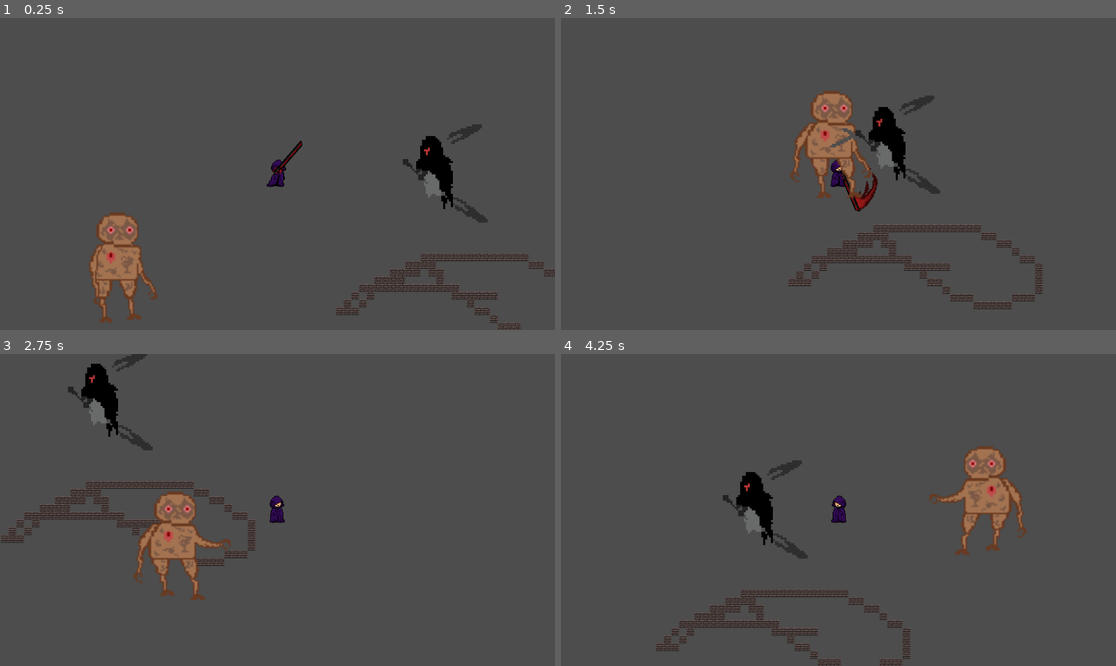
Above: before the commit, frames 1-4 (two rows, left to right).
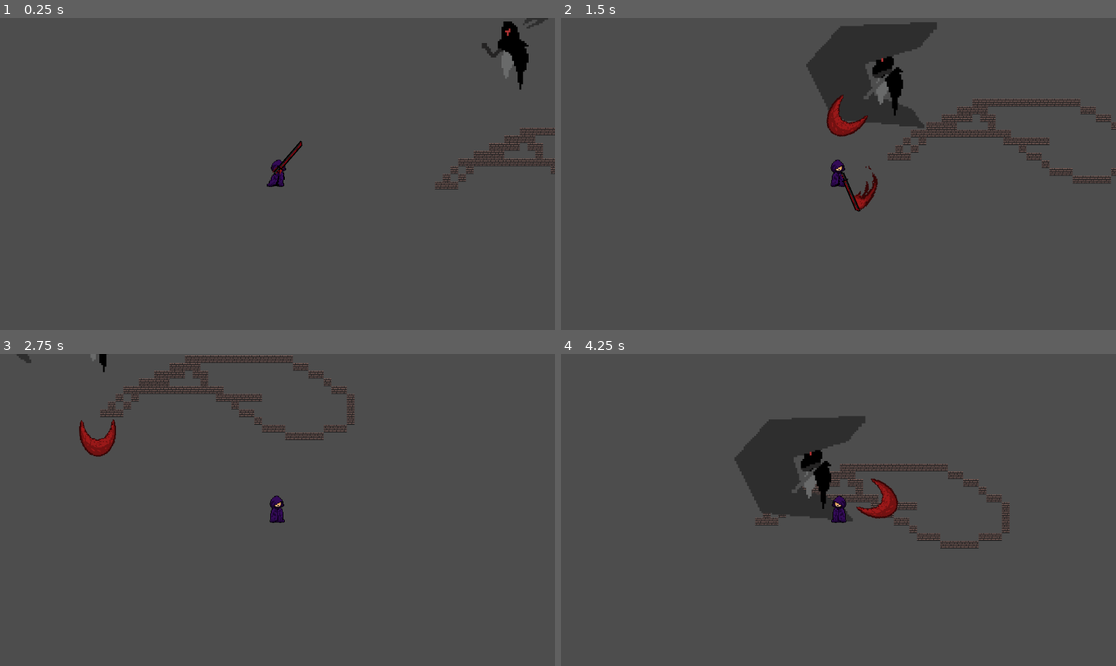
Above: after the commit, the same moments.

Repository: Eathand/GDA-Game
Game: Godot game, scene res://scenes/Main.tscn
Two runs of this game, one before a commit and one after it. Both use one fixed random seed, a clock stepped at 60 frames per second and the inputs below. The engine's default icon, where the game draws it, is replaced by a stand-in: a white triangle on a blue panel in a dark square.
Inputs (mouse positions are in pixels of both pictures, inside the frame that each line leads up to):
- Up to frame 1 (0.25 s): no input
- Up to frame 2 (1.5 s): move the mouse to (960, 158) at 0.52 s; hold D (right) 0.53-1.28 s; tap P (test_damage) at 0.6 s; move the mouse to (727, 189) at 1.27 s; hold S (down) from 1.28 s (still down); click (727, 189) at 1.35 s
- Up to frame 3 (2.75 s): tap P (test_damage) at 1.55, 2.3 s; move the mouse to (333, 441) at 2.02 s; release S (down) at 2.03 s; hold D (right) from 2.03 s (still down); tap Shift (dash) at 2.1 s
- Up to frame 4 (4.25 s): move the mouse to (810, 572) at 2.77 s; release D (right) at 2.78 s; hold W (up) 2.78-3.53 s; tap P (test_damage) at 2.85, 3.6 s; move the mouse to (1005, 556) at 3.52 s; hold A (left) from 3.53 s (still down)

The runs differ from the first frame. In frame 1, 6.1% of the frame differs, in the area x 16-100%, y 0-100%; in frame 2, 11%, in the area x 40-100%, y 1-94%; in frame 3, 6.9%; in frame 4, 10%.

Commit message:
boss + slash + hp

Diff:
--- a/gda-game-capstone/scenes/Main.tscn
+++ b/gda-game-capstone/scenes/Main.tscn
@@ -1,11 +1,10 @@
-[gd_scene load_steps=13 format=3 uid="uid://u6jsd1u1khm8"]
+[gd_scene load_steps=12 format=3 uid="uid://u6jsd1u1khm8"]
 
 [ext_resource type="Texture2D" uid="uid://b6ux81xfksquv" path="res://tileset/0x72_DungeonTilesetII_v1.7/0x72_DungeonTilesetII_v1.7.png" id="1_kb3yc"]
 [ext_resource type="Texture2D" uid="uid://b7kuf7ku4t1sb" path="res://tileset/0x72_DungeonTilesetII_v1.7/atlas_floor-16x16.png" id="2_841kv"]
 [ext_resource type="Texture2D" uid="uid://cbqg5dxn4kvbc" path="res://tileset/0x72_DungeonTilesetII_v1.7/atlas_walls_high-16x32.png" id="3_loqeb"]
 [ext_resource type="Texture2D" uid="uid://778ae7qkf6aw" path="res://tileset/0x72_DungeonTilesetII_v1.7/atlas_walls_low-16x16.png" id="4_vcqlc"]
-[ext_resource type="PackedScene" uid="uid://dw7pcx2ur8mps" path="res://scenes/player.tscn" id="5_5qw7p"]
-[ext_resource type="PackedScene" uid="uid://bdav71f162way" path="res://scenes/mob.tscn" id="6_kkhwn"]
+[ext_resource type="PackedScene" uid="uid://dw7pcx2ur8mps" path="res://scenes/player.tscn" id="6_1jdqb"]
 [ext_resource type="PackedScene" uid="uid://c4agpyawtrg1g" path="res://scenes/boss.tscn" id="7_7wip2"]
 
 [sub_resource type="TileSetAtlasSource" id="TileSetAtlasSource_jl4hk"]
@@ -901,11 +900,8 @@
 format = 2
 layer_0/tile_data = PackedInt32Array(1966135, 131074, 5, 1966134, 131074, 5, 1966133, 131074, 5, 1966132, 131074, 5, 19 …(1537 unchanged characters)…
 
-[node name="Player" parent="." instance=ExtResource("5_5qw7p")]
-position = Vector2(439, 235)
-
-[node name="Mob" parent="." instance=ExtResource("6_kkhwn")]
-position = Vector2(97, 432)
-
 [node name="Boss" parent="." instance=ExtResource("7_7wip2")]
 position = Vector2(759, 212)
+
+[node name="Player" parent="." instance=ExtResource("6_1jdqb")]
+position = Vector2(233, 496)
--- a/gda-game-capstone/scenes/boss.tscn
+++ b/gda-game-capstone/scenes/boss.tscn
@@ -1,12 +1,16 @@
-[gd_scene load_steps=16 format=3 uid="uid://c4agpyawtrg1g"]
+[gd_scene load_steps=28 format=3 uid="uid://c4agpyawtrg1g"]
 
-[ext_resource type="Script" path="res://scripts/boss.gd" id="1_xj2rm"]
-[ext_resource type="Texture2D" uid="uid://6rfv352oqnuw" path="res://assets/boss.png" id="2_cdoq0"]
+[ext_resource type="Script" path="res://scripts/character_body_2d.gd" id="1_145li"]
+[ext_resource type="PackedScene" uid="uid://frgvmbwm3bfm" path="res://scenes/boss_slash.tscn" id="2_7i3lq"]
+[ext_resource type="Texture2D" uid="uid://b4k8x18xgp77o" path="res://assets/bossidle-Sheet-export.png" id="3_55msj"]
 [ext_resource type="Texture2D" uid="uid://cuhh2hrmq3mbe" path="res://assets/boss attk-Sheet.png" id="3_m5vrs"]
 
 [sub_resource type="CapsuleShape2D" id="CapsuleShape2D_6s4um"]
 radius = 44.0
 height = 208.0
+
+[sub_resource type="CircleShape2D" id="CircleShape2D_ldttu"]
+radius = 34.0465
 
 [sub_resource type="AtlasTexture" id="AtlasTexture_m106n"]
 atlas = ExtResource("3_m5vrs")
@@ -48,6 +52,46 @@
 atlas = ExtResource("3_m5vrs")
 region = Rect2(9216, 0, 1024, 1024)
 
+[sub_resource type="AtlasTexture" id="AtlasTexture_4dhlw"]
+atlas = ExtResource("3_55msj")
+region = Rect2(0, 0, 512, 512)
+
+[sub_resource type="AtlasTexture" id="AtlasTexture_bmq52"]
+atlas = ExtResource("3_55msj")
+region = Rect2(512, 0, 512, 512)
+
+[sub_resource type="AtlasTexture" id="AtlasTexture_ra0qc"]
+atlas = ExtResource("3_55msj")
+region = Rect2(1024, 0, 512, 512)
+
+[sub_resource type="AtlasTexture" id="AtlasTexture_3ga10"]
+atlas = ExtResource("3_55msj")
+region = Rect2(1536, 0, 512, 512)
+
+[sub_resource type="AtlasTexture" id="AtlasTexture_4gjoe"]
+atlas = ExtResource("3_55msj")
+region = Rect2(2048, 0, 512, 512)
+
+[sub_resource type="AtlasTexture" id="AtlasTexture_kl4a2"]
+atlas = ExtResource("3_55msj")
+region = Rect2(2560, 0, 512, 512)
+
+[sub_resource type="AtlasTexture" id="AtlasTexture_shv86"]
+atlas = ExtResource("3_55msj")
+region = Rect2(3072, 0, 512, 512)
+
+[sub_resource type="AtlasTexture" id="AtlasTexture_db6g2"]
+atlas = ExtResource("3_55msj")
+region = Rect2(3584, 0, 512, 512)
+
+[sub_resource type="AtlasTexture" id="AtlasTexture_27epu"]
+atlas = ExtResource("3_55msj")
+region = Rect2(4096, 0, 512, 512)
+
+[sub_resource type="AtlasTexture" id="AtlasTexture_qvxw8"]
+atlas = ExtResource("3_55msj")
+region = Rect2(4608, 0, 512, 512)
+
 [sub_resource type="SpriteFrames" id="SpriteFrames_g55w5"]
 animations = [{
 "frames": [{
@@ -81,28 +125,66 @@
 "duration": 1.0,
 "texture": SubResource("AtlasTexture_a3u23")
 }],
+"loop": false,
+"name": &"attack1",
+"speed": 5.0
+}, {
+"frames": [{
+"duration": 1.0,
+"texture": SubResource("AtlasTexture_4dhlw")
+}, {
+"duration": 1.0,
+"texture": SubResource("AtlasTexture_bmq52")
+}, {
+"duration": 1.0,
+"texture": SubResource("AtlasTexture_ra0qc")
+}, {
+"duration": 1.0,
+"texture": SubResource("AtlasTexture_3ga10")
+}, {
+"duration": 1.0,
+"texture": SubResource("AtlasTexture_4gjoe")
+}, {
+"duration": 1.0,
+"texture": SubResource("AtlasTexture_kl4a2")
+}, {
+"duration": 1.0,
+"texture": SubResource("AtlasTexture_shv86")
+}, {
+"duration": 1.0,
+"texture": SubResource("AtlasTexture_db6g2")
+}, {
+"duration": 1.0,
+"texture": SubResource("AtlasTexture_27epu")
+}, {
+"duration": 1.0,
+"texture": SubResource("AtlasTexture_qvxw8")
+}],
 "loop": true,
-"name": &"attack1",
+"name": &"idle",
 "speed": 5.0
 }]
 
-[node name="Boss" type="Node2D"]
-scale = Vector2(0.5, 0.5)
-script = ExtResource("1_xj2rm")
+[node name="Boss" type="CharacterBody2D"]
+scale = Vector2(0.465, 0.465)
+script = ExtResource("1_145li")
+slash_scene = ExtResource("2_7i3lq")
 
-[node name="CharacterBody2D" type="CharacterBody2D" parent="."]
-
-[node name="actualcol" type="CollisionShape2D" parent="CharacterBody2D"]
+[node name="actualcol" type="CollisionShape2D" parent="."]
 shape = SubResource("CapsuleShape2D_6s4um")
 
-[node name="Area2D" type="Area2D" parent="CharacterBody2D"]
+[node name="attack" type="Area2D" parent="."]
+scale = Vector2(5, 5)
 
-[node name="CollisionShape2D" type="CollisionShape2D" parent="CharacterBody2D/Area2D"]
+[node name="CollisionShape2D" type="CollisionShape2D" parent="attack"]
+shape = SubResource("CircleShape2D_ldttu")
 
-[node name="Sprite2D" type="Sprite2D" parent="CharacterBody2D"]
-texture = ExtResource("2_cdoq0")
-
-[node name="AnimatedSprite2D" type="AnimatedSprite2D" parent="CharacterBody2D"]
+[node name="AnimatedSprite2D" type="AnimatedSprite2D" parent="."]
 sprite_frames = SubResource("SpriteFrames_g55w5")
 animation = &"attack1"
-frame_progress = 0.975664
+frame = 9
+frame_progress = 1.0
+
+[node name="Timer" type="Timer" parent="."]
+
+[connection signal="body_entered" from="attack" to="." method="_on_attack_body_entered"]
--- /dev/null
+++ b/gda-game-capstone/scenes/boss2.tscn
@@ -0,0 +1,111 @@
+[gd_scene load_steps=17 format=3 uid="uid://7oti1clcgpl8"]
+
+[ext_resource type="Script" path="res://scripts/boss.gd" id="1_d6vyl"]
+[ext_resource type="Texture2D" uid="uid://6rfv352oqnuw" path="res://assets/boss.png" id="2_feuxj"]
+[ext_resource type="Texture2D" uid="uid://cuhh2hrmq3mbe" path="res://assets/boss attk-Sheet.png" id="3_8ak1o"]
+
+[sub_resource type="CapsuleShape2D" id="CapsuleShape2D_6s4um"]
+radius = 44.0
+height = 208.0
+
+[sub_resource type="RectangleShape2D" id="RectangleShape2D_i3x0x"]
+
+[sub_resource type="AtlasTexture" id="AtlasTexture_m106n"]
+atlas = ExtResource("3_8ak1o")
+region = Rect2(0, 0, 1024, 1024)
+
+[sub_resource type="AtlasTexture" id="AtlasTexture_gi75c"]
+atlas = ExtResource("3_8ak1o")
+region = Rect2(1024, 0, 1024, 1024)
+
+[sub_resource type="AtlasTexture" id="AtlasTexture_l1o4l"]
+atlas = ExtResource("3_8ak1o")
+region = Rect2(2048, 0, 1024, 1024)
+
+[sub_resource type="AtlasTexture" id="AtlasTexture_o6fpi"]
+atlas = ExtResource("3_8ak1o")
+region = Rect2(3072, 0, 1024, 1024)
+
+[sub_resource type="AtlasTexture" id="AtlasTexture_pruhs"]
+atlas = ExtResource("3_8ak1o")
+region = Rect2(4096, 0, 1024, 1024)
+
+[sub_resource type="AtlasTexture" id="AtlasTexture_mbyhb"]
+atlas = ExtResource("3_8ak1o")
+region = Rect2(5120, 0, 1024, 1024)
+
+[sub_resource type="AtlasTexture" id="AtlasTexture_0gxvg"]
+atlas = ExtResource("3_8ak1o")
+region = Rect2(6144, 0, 1024, 1024)
+
+[sub_resource type="AtlasTexture" id="AtlasTexture_nq25v"]
+atlas = ExtResource("3_8ak1o")
+region = Rect2(7168, 0, 1024, 1024)
+
+[sub_resource type="AtlasTexture" id="AtlasTexture_8eaqx"]
+atlas = ExtResource("3_8ak1o")
+region = Rect2(8192, 0, 1024, 1024)
+
+[sub_resource type="AtlasTexture" id="AtlasTexture_a3u23"]
+atlas = ExtResource("3_8ak1o")
+region = Rect2(9216, 0, 1024, 1024)
+
+[sub_resource type="SpriteFrames" id="SpriteFrames_g55w5"]
+animations = [{
+"frames": [{
+"duration": 1.0,
+"texture": SubResource("AtlasTexture_m106n")
+}, {
+"duration": 1.0,
+"texture": SubResource("AtlasTexture_gi75c")
+}, {
+"duration": 1.0,
+"texture": SubResource("AtlasTexture_l1o4l")
+}, {
+"duration": 1.0,
+"texture": SubResource("AtlasTexture_o6fpi")
+}, {
+"duration": 1.0,
+"texture": SubResource("AtlasTexture_pruhs")
+}, {
+"duration": 1.0,
+"texture": SubResource("AtlasTexture_mbyhb")
+}, {
+"duration": 1.0,
+"texture": SubResource("AtlasTexture_0gxvg")
+}, {
+"duration": 1.0,
+"texture": SubResource("AtlasTexture_nq25v")
+}, {
+"duration": 1.0,
+"texture": SubResource("AtlasTexture_8eaqx")
+}, {
+"duration": 1.0,
+"texture": SubResource("AtlasTexture_a3u23")
+}],
+"loop": true,
+"name": &"attack1",
+"speed": 5.0
+}]
+
+[node name="Boss" type="CharacterBody2D"]
+scale = Vector2(0.5, 0.5)
+script = ExtResource("1_d6vyl")
+
+[node name="actualcol" type="CollisionShape2D" parent="."]
+shape = SubResource("CapsuleShape2D_6s4um")
+
+[node name="attack" type="Area2D" parent="."]
+
+[node name="CollisionShape2D" type="CollisionShape2D" parent="attack"]
+shape = SubResource("RectangleShape2D_i3x0x")
+
+[node name="Sprite2D" type="Sprite2D" parent="."]
+texture = ExtResource("2_feuxj")
+
+[node name="AnimatedSprite2D" type="AnimatedSprite2D" parent="."]
+sprite_frames = SubResource("SpriteFrames_g55w5")
+animation = &"attack1"
+frame_progress = 0.975664
+
+[node name="Timer" type="Timer" parent="."]
--- a/gda-game-capstone/scenes/boss_slash.tscn
+++ b/gda-game-capstone/scenes/boss_slash.tscn
@@ -3,16 +3,18 @@
 [ext_resource type="Script" path="res://scripts/boss_slash.gd" id="1_os7fe"]
 [ext_resource type="Texture2D" uid="uid://dl0m68qoelu7s" path="res://assets/blade_wave.png" id="2_04dlx"]
 
-[sub_resource type="CapsuleShape2D" id="CapsuleShape2D_aymen"]
-height = 444.0
+[sub_resource type="CircleShape2D" id="CircleShape2D_pejmu"]
+radius = 255.049
 
-[node name="BossSlash" type="Node2D"]
+[node name="Area2D" type="Area2D"]
+scale = Vector2(0.2, 0.2)
 script = ExtResource("1_os7fe")
 
-[node name="Area2D" type="Area2D" parent="."]
+[node name="CollisionShape2D" type="CollisionShape2D" parent="."]
+shape = SubResource("CircleShape2D_pejmu")
 
-[node name="CollisionShape2D" type="CollisionShape2D" parent="Area2D"]
-shape = SubResource("CapsuleShape2D_aymen")
+[node name="Sprite2D" type="Sprite2D" parent="."]
+texture = ExtResource("2_04dlx")
+flip_h = true
 
-[node name="Sprite2D" type="Sprite2D" parent="Area2D"]
-texture = ExtResource("2_04dlx")
+[connection signal="body_entered" from="." to="." method="_on_body_entered"]
--- a/gda-game-capstone/scenes/player.tscn
+++ b/gda-game-capstone/scenes/player.tscn
@@ -244,7 +244,7 @@
 "speed": 8.0
 }]
 
-[node name="Player" type="CharacterBody2D"]
+[node name="Player" type="CharacterBody2D" groups=["player"]]
 motion_mode = 1
 script = ExtResource("1_frp8s")
 acceleration = 100000000
--- a/gda-game-capstone/scripts/boss_slash.gd
+++ b/gda-game-capstone/scripts/boss_slash.gd
@@ -1,11 +1,22 @@
-extends Node2D
+extends Area2D
 
-
+@onready var damage: int = 10
+@onready var speed: float = 400.0
+@export var life: float = 1.0
+var direction: Vector2 = Vector2.RIGHT
 # Called when the node enters the scene tree for the first time.
 func _ready() -> void:
-	pass # Replace with function body.
-
+	connect("body_entered", _on_body_entered)
+	await get_tree().create_timer(life).timeout
+	queue_free()
 
 # Called every frame. 'delta' is the elapsed time since the previous frame.
 func _process(delta: float) -> void:
-	pass
+	position += direction.normalized() * speed * delta
+
+
+func _on_body_entered(body: Node) -> void:
+	if body is Player and body.dmgcool.is_stopped():
+		body.take_damage(damage)
+		body.dmgcool.start()
+		print(body.current_health)
--- /dev/null
+++ b/gda-game-capstone/scripts/character_body_2d.gd
@@ -0,0 +1,85 @@
+extends CharacterBody2D
+class_name Boss
+@export var speed = 210
+@export var rangee = 200
+@export var atkcdtime = 2
+@export var atkdmg = 10
+@export var max_health: int = 100
+@export var slash_scene: PackedScene
+
+
+var player = Node2D
+var atkcd = 0
+var current_health:= max_health
+var is_attacking: bool = false
+@onready var animated_sprite_2d: AnimatedSprite2D = $AnimatedSprite2D
+@onready var attack: Area2D = $attack
+
+
+func _physics_process(delta: float) -> void:
+	if player == null:
+		return
+	atkcd = max(0.0, atkcd - delta)
+	var distance = global_position.distance_to(player.global_position)
+	#var direction = (player.global_position - global_position).normalized()
+	if is_attacking:
+		velocity = Vector2.ZERO
+	else:
+
+		if distance > rangee:
+			var direction = (player.global_position - global_position).normalized()
+			velocity = direction * speed
+		#move_and_slide()
+		#animtion player
+		else:
+			velocity = Vector2.ZERO
+		#move_and_slide()
+			if atkcd <= 0.0:
+				start_attack()
+	move_and_slide()
+	atkcd -= delta
+
+func _ready() -> void:
+	animated_sprite_2d.play("idle")
+	player = get_tree().get_first_node_in_group("player") as Node2D
+	attack.body_entered.connect(on_attack_hit)
+	attack.monitoring = false
+
+func on_attack_hit(body: Node):
+		if body is Player:
+			if body.dmgcool.is_stopped():
+				body.take_damage(atkdmg)
+				body.dmgcool.start()
+				print(body.current_health)
+func start_attack():
+	is_attacking = true
+	atkcd = atkcdtime
+	#windup
+	animated_sprite_2d.play("attack1")
+	attack_slash()
+	attack.monitoring = true
+	await get_tree().create_timer(1).timeout
+	attack_slash()
+	await get_tree().create_timer(1).timeout
+	attack.monitoring = false
+	animated_sprite_2d.play("idle")
+
+	is_attacking = false
+func die() -> void:
+	queue_free()
+func attack_slash() -> void:
+	var slash = slash_scene.instantiate()
+	get_parent().add_child(slash)
+	slash.global_position = global_position
+	var dir = (player.global_position - global_position).normalized()
+	slash.direction = dir
+	slash.rotation = dir.angle()
+
+
+func _on_attack_body_entered(body: Node2D) -> void:
+	pass
+func take_damage(amount: int):
+	current_health -= amount
+	if current_health <= 0:
+		current_health = 0
+		die()
--- a/gda-game-capstone/scripts/sword.gd
+++ b/gda-game-capstone/scripts/sword.gd
@@ -18,7 +18,7 @@
 func _process(delta: float) -> void:
 	pass
 func _on_area_2d_body_entered(body: Node2D) -> void:
-	if body is Mob and (area_2d.visible == true):
+	if body is Mob and (area_2d.visible == true) or Boss:
 		body.take_damage(5)
 		print(body.current_health)
 		audio_stream_player_2d.play()
Binary file added: gda-game-capstone/assets/bossidle-Sheet-export.png
Not shown, added: gda-game-capstone/assets/bossidle-Sheet-export.png.import
